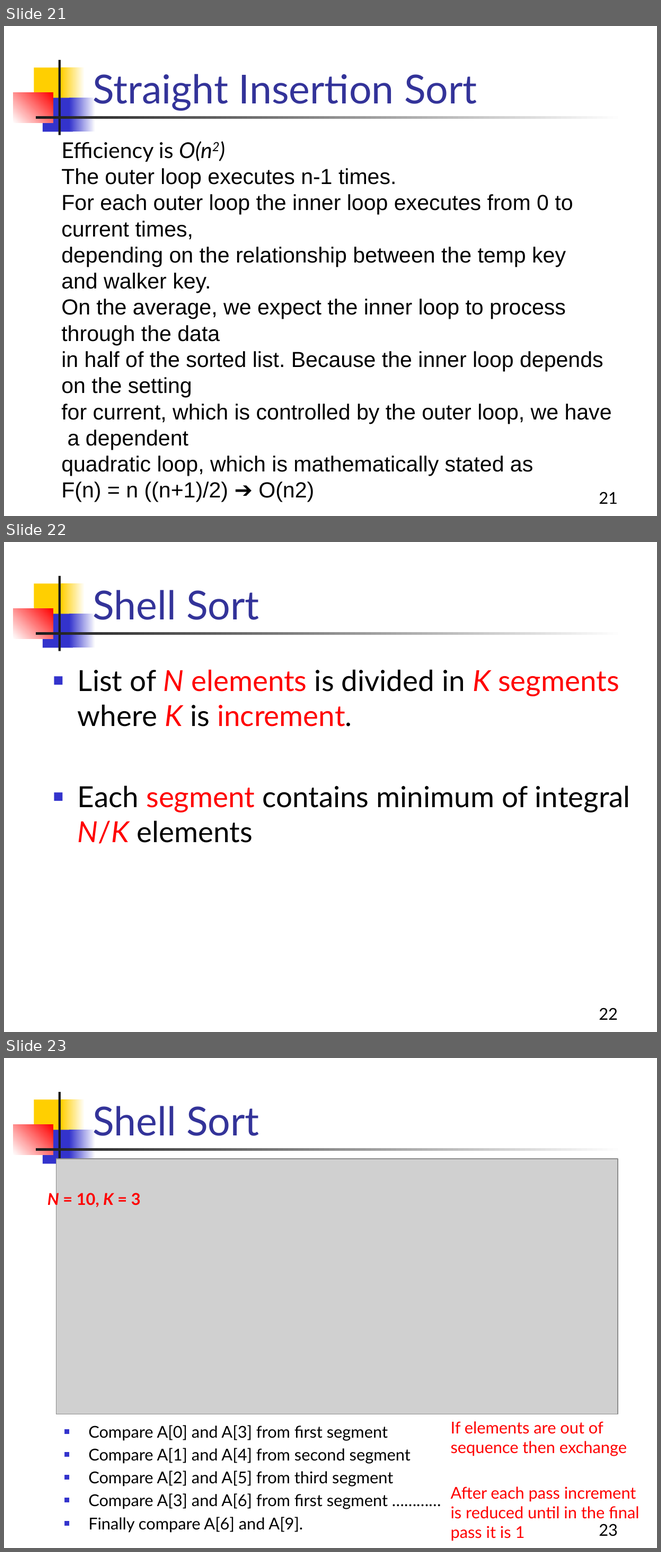
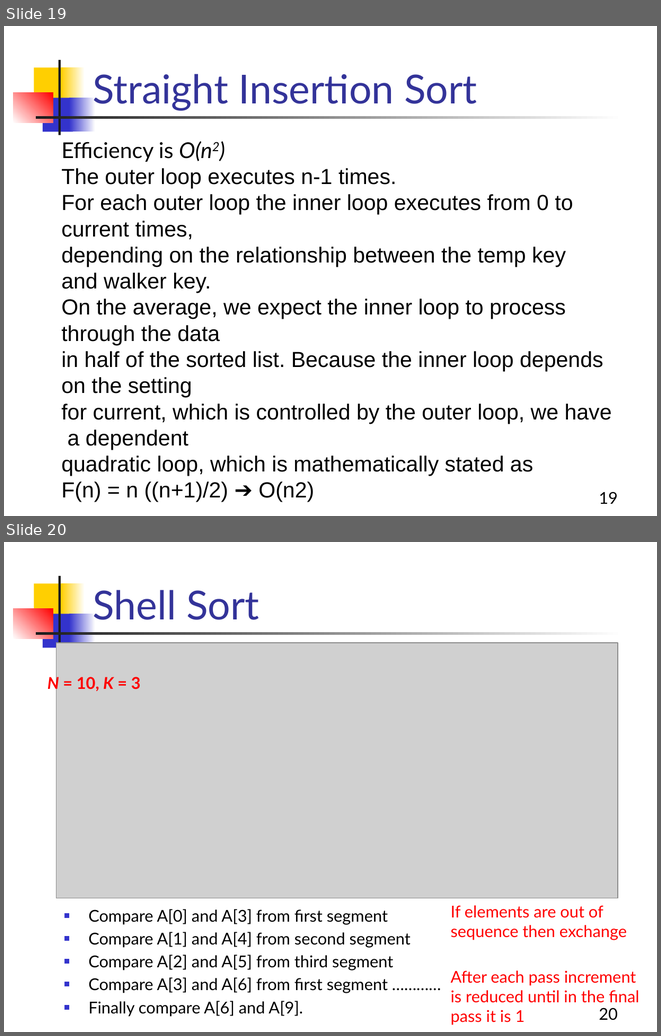
Before and after one commit to Aashishsharma/Learnings, a slide deck: DS and Algo/Searching and sorting.pptx. Shown one above the other, each under a label of ours: slides 21, 22 and 23 before the commit, slides 19 and 20 after it. The pictures are 661x1552 and 661x1036 pixels, drawn with LibreOffice and Linux fonts; fonts in the diff are those of the drawing; grey boxes stand for pictures. Boxes give left, top, right and bottom in pixels: in the first picture for what was removed or moved away, otherwise in the second. Text is boxed around its words. In the diff, an @@ line names an element or a change of style, - is before the commit and + after.

```diff
--- a/DS and Algo/Searching and sorting.pptx
+++ b/DS and Algo/Searching and sorting.pptx
@@ slide 22 removed at (4, 542, 657, 1032), background #FFFFFF; not listed: 7 template elements that a slide beside it also shows @@
@@ title removed at (93, 590, 259, 620) @@
-Shell Sort
@@ text removed at (78, 669, 630, 844) @@
-■ List of N elements is divided in K segments where K is increment.
-■ Each segment contains minimum of integral N/K elements
@@ page number removed at (599, 1007, 618, 1020) @@
-22
@@ what was slide 21 is now slide 19 @@
@@ page number at (599, 491, 618, 504): text changed @@
-21
+19
@@ what was slide 23 is now slide 20 @@
@@ page number at (599, 1007, 618, 1020): text changed @@
-23
+20
```
Also in this commit, not shown: 1 slide added, 3 other slides removed, 2 other files.
